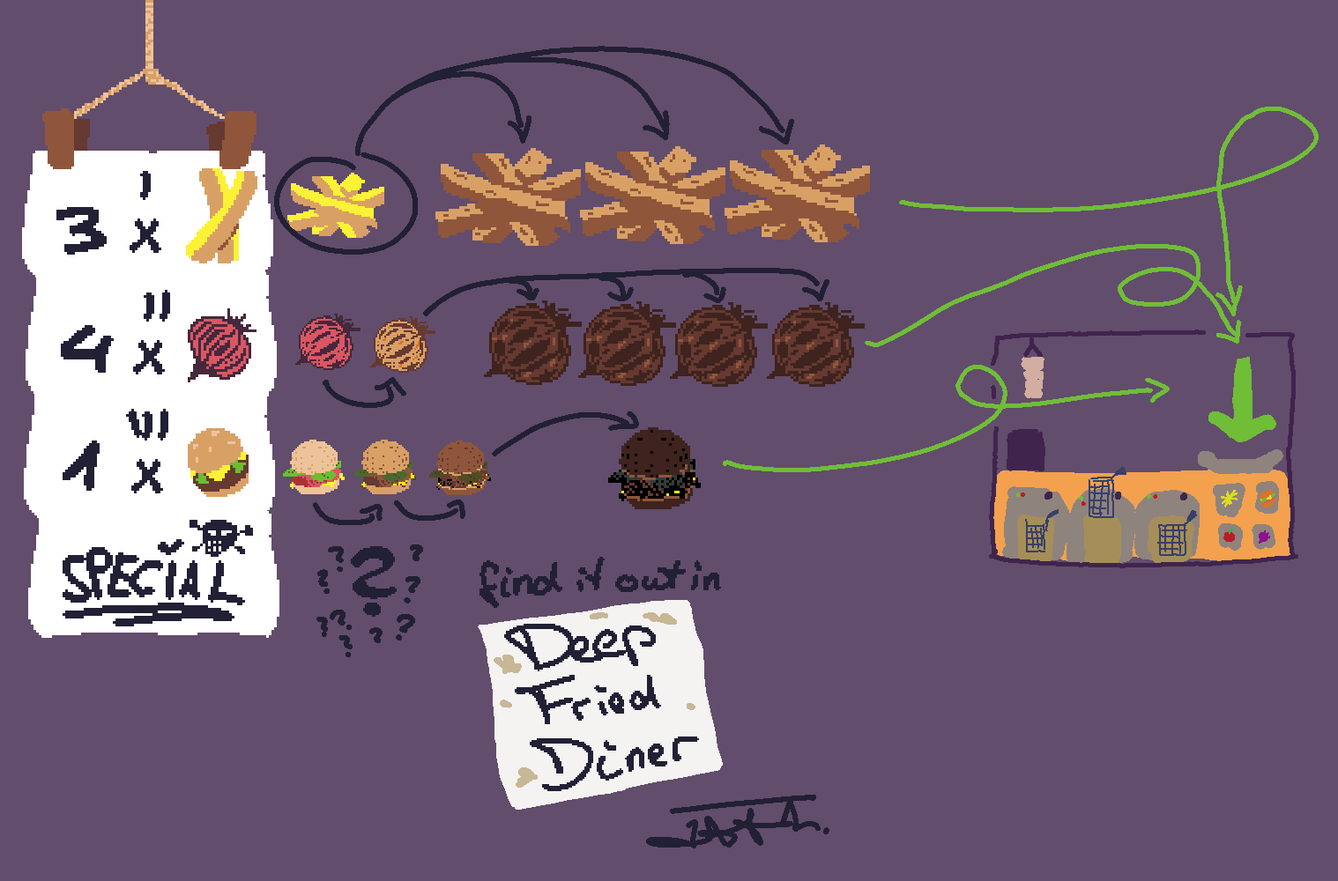
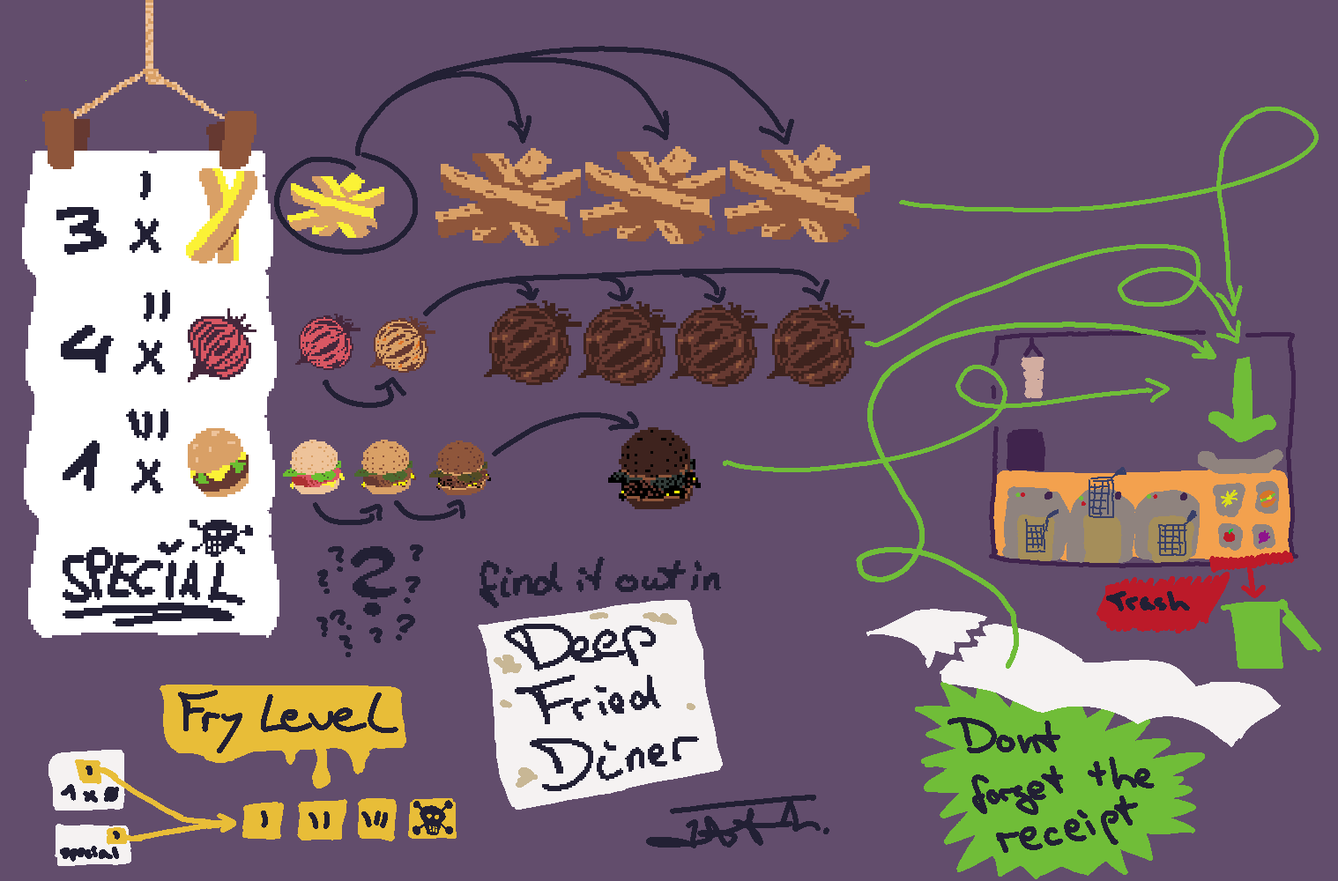
Before/after of a 1338 × 881 layered artwork. What changed in the layer stack:
added layer "Paint Layer 17" above "Paint Layer 15" over left=169, top=733, right=457, bottom=842
added layer "Paint Layer 15" above "Paint Layer 16" over left=25, top=80, right=457, bottom=867
added layer "Paint Layer 16" above "Paint Layer 13" over left=126, top=684, right=410, bottom=864
added layer "Paint Layer 13" above "Paint Layer 14" over left=855, top=321, right=1298, bottom=880
added layer "Paint Layer 14" above "Paint Layer 12" over left=902, top=507, right=1322, bottom=880
painted on "Paint Layer 12" over left=855, top=321, right=1299, bottom=621
painted on "Paint Layer 10" over left=225, top=358, right=903, bottom=842
painted on "Paint Layer 9" over left=394, top=687, right=457, bottom=840
painted on "Paint Layer 11" over left=451, top=798, right=457, bottom=840
painted on "Background" over left=25, top=80, right=1322, bottom=880
